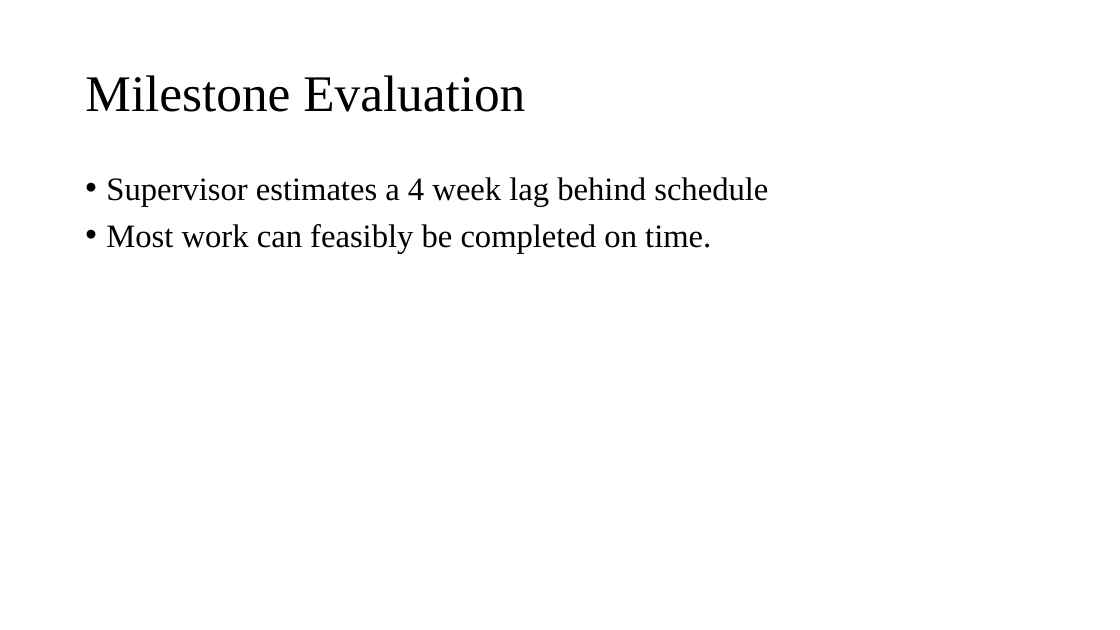
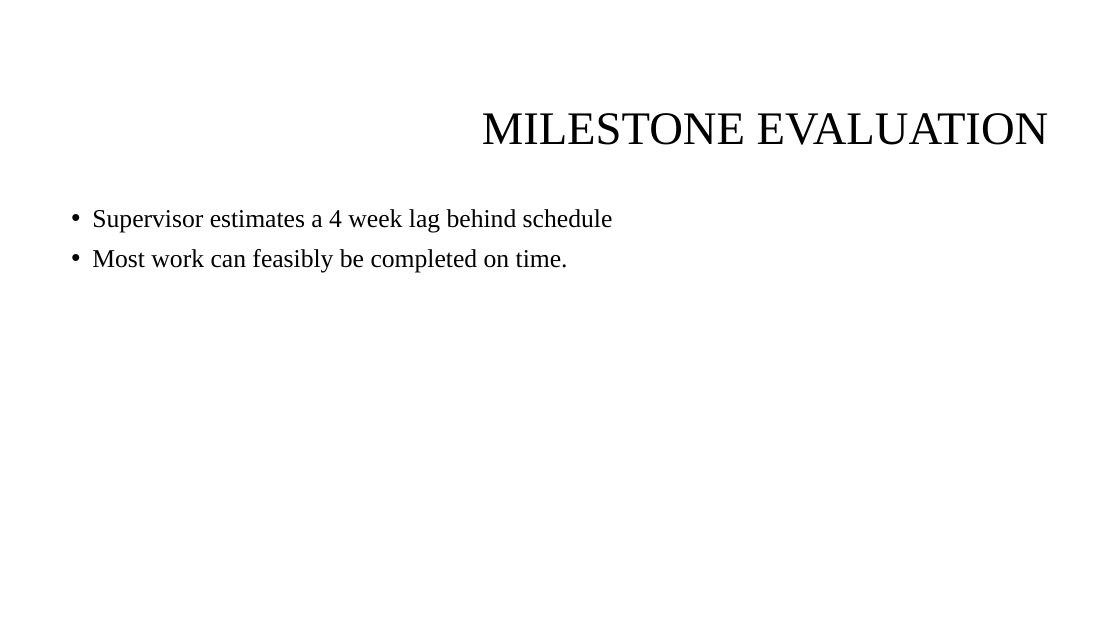
Before and after one commit to spez1998/3rd-year-project, a slide deck: slide 5 of Deliverables/2ndMarkerViva/viva_presentation.pptx. Drawn at 1120x630 pixels with LibreOffice and Linux fonts; fonts in the diff are those of the drawing; background and template pictures are left out. Boxes give left, top, right and bottom in pixels: in the first picture for what was removed or moved away, otherwise in the second. Text is boxed around its words. In the diff, an @@ line names an element or a change of style, - is before the commit and + after.

```diff
--- a/Deliverables/2ndMarkerViva/viva_presentation.pptx
+++ b/Deliverables/2ndMarkerViva/viva_presentation.pptx
@@ title at [482,113,1049,145]: text changed; size 44 to 40 pt @@
-Milestone Evaluation
+MILESTONE EVALUATION
@@ text "Supervisor estimates a 4 week ...": place and size @@
-text "Supervisor estimates a 4 week ..." at [106,177,768,253]
+text "Supervisor estimates a 4 week ..." at [92,209,613,272]
@@ text "Supervisor estimates a 4 week ..." at [92,209,613,272]: size 28 to 22 pt @@
```
Also in this commit, not shown: 13 other slides changed, 2 slides added, 1 other file.
